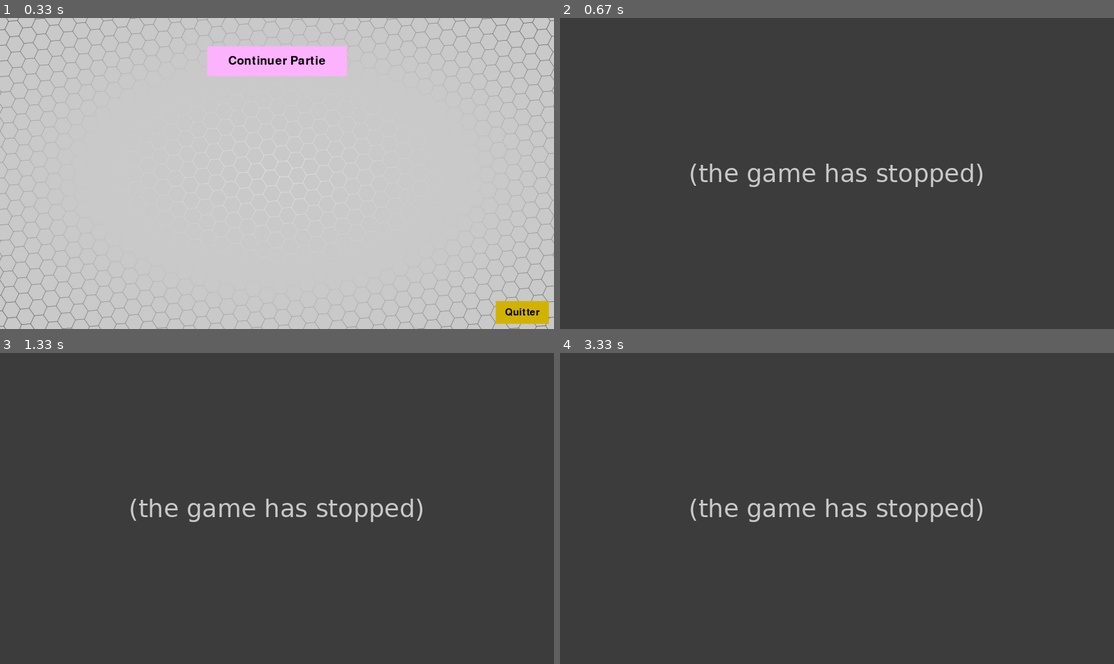
Above: before the commit, frames 1-4 (two rows, left to right).
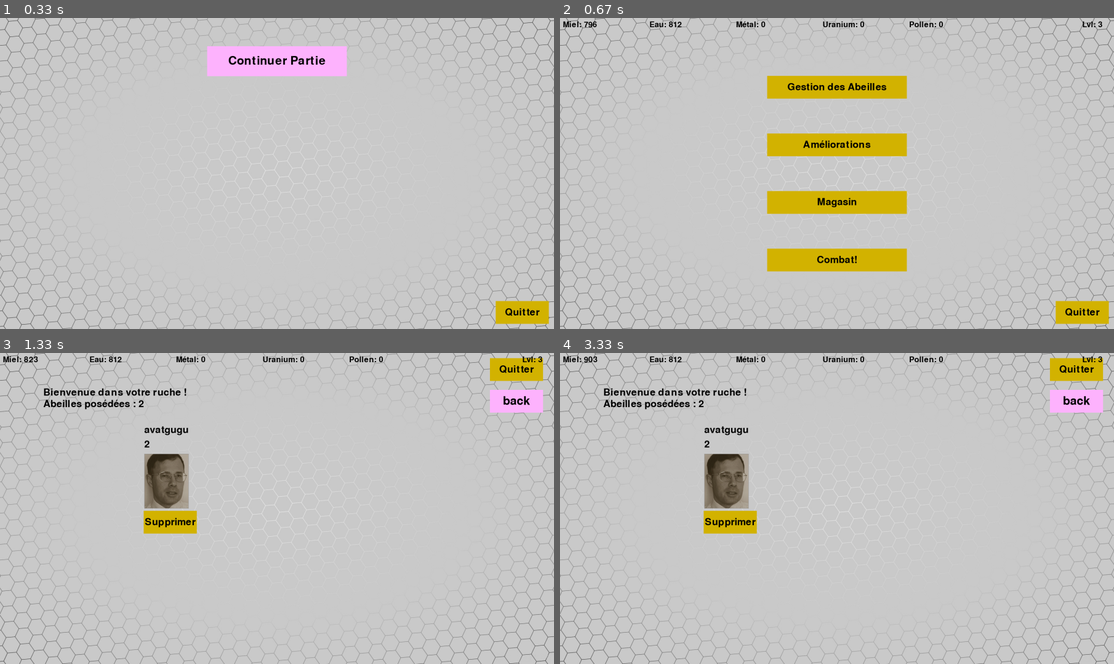
Above: after the commit, the same moments.

Repository: germainaubert/Bee-Intech
Game: pygame game, started from window.py
Same seed, same stepped clock (60 frames per second), same inputs: the game is played once before the commit and once after it.
Inputs (mouse positions are in pixels of both pictures, inside the frame that each line leads up to):
- Up to frame 1 (0.33 s): no input
- Up to frame 2 (0.67 s): click (837, 61) at 0.38 s
- Up to frame 3 (1.33 s): click (277, 421) at 1.27 s
- Up to frame 4 (3.33 s): click (704, 511) at 1.6 s

Frame 1 is identical in both runs. In frame 2, 99% of the frame differs, in the area x 0-100%, y 0-100%; in frame 3, 99%; in frame 4, 99%.
Error before the commit: TypeError: territory.__init__() takes from 1 to 11 positional arguments but 12 were given (d...; the game stopped at 0.38 s (later frames are placeholders)

Commit message:
database update

Diff:
--- a/database.py
+++ b/database.py
@@ -144,7 +144,7 @@
                     if bee.category() == "worker":
                         if bee._territory == name:
                             list_bee.append(bee)
-                self._territories.append(territory(name, lvl, numero, ressource, space, list_bee, 10, possession, display_name, description, force))
+                self._territories.append(territory(name, lvl, numero, ressource, space, list_bee, force, possession, display_name, description))
 
             return self._level, self._exp, self._ressource, self._prod, self._bees, self._upgrades, self._territories
 
Binary file changed: bdd/ruche.db
